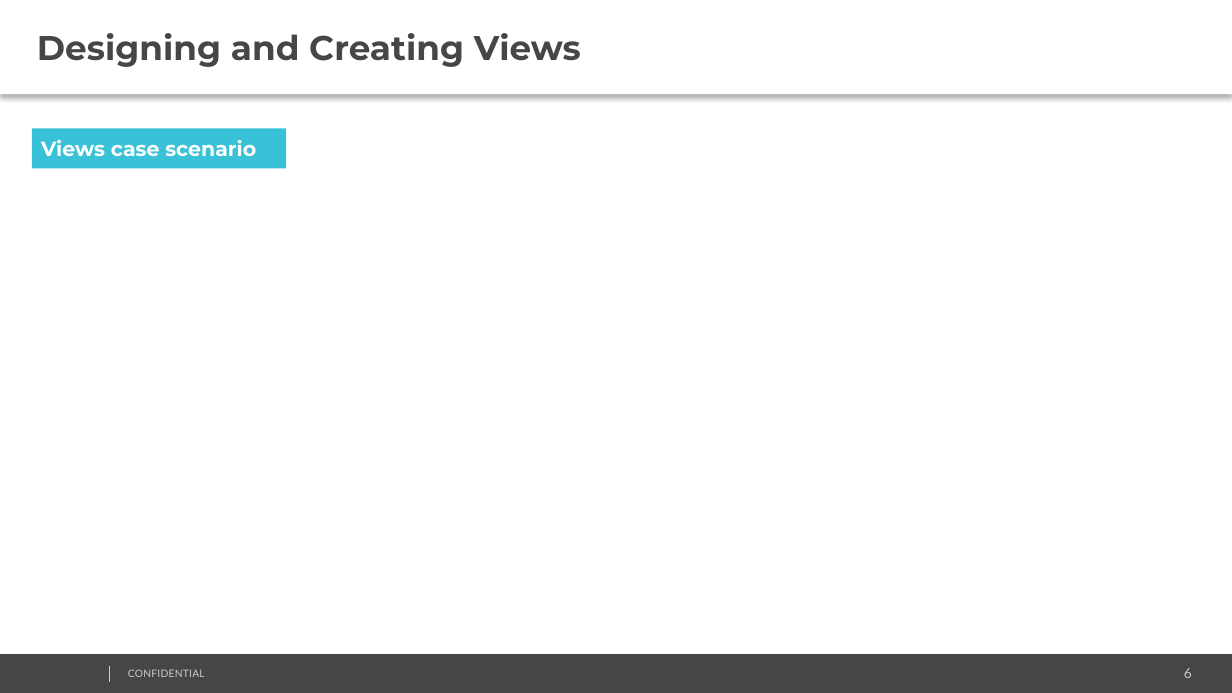
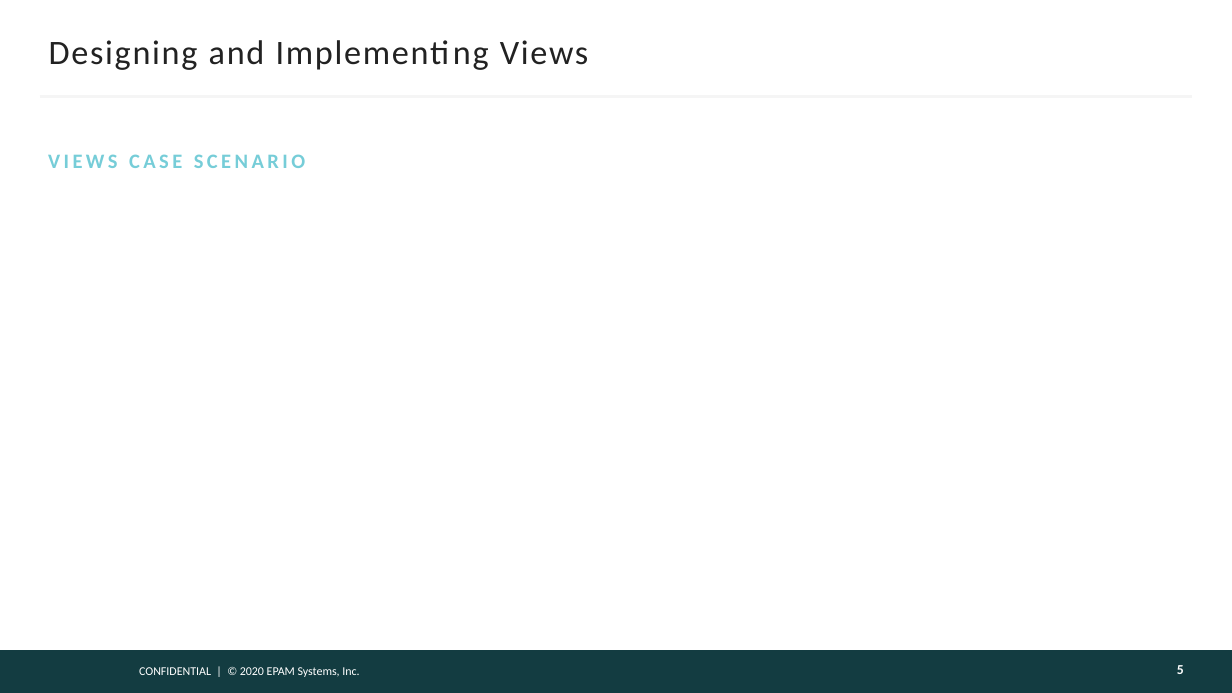
Before and after one commit to AndreyQC/MSBI.Lab, a slide deck: slide 5 of MSBI.E07-SQL/MSBI.Dev.S20E07.pptx (slide 6 before the commit). Drawn at 1232x693 pixels with LibreOffice and Linux fonts; fonts in the diff are those of the drawing; background and template pictures are left out. Boxes give left, top, right and bottom in pixels: in the first picture for what was removed or moved away, otherwise in the second. Text is boxed around its words. In the diff, an @@ line names an element or a change of style, - is before the commit and + after.

```diff
--- a/MSBI.E07-SQL/MSBI.Dev.S20E07.pptx
+++ b/MSBI.E07-SQL/MSBI.Dev.S20E07.pptx
@@ title "Designing and Implementing Views": place and size @@
-title "Designing and Implementing Views" at bbox=[0, 0, 1232, 95]
+title "Designing and Implementing Views" at bbox=[49, 40, 588, 70]
@@ title "Designing and Implementing Views" at bbox=[49, 40, 588, 70]: fill #FFFFFF to none; shadow off @@
@@ title at bbox=[49, 40, 588, 70]: text changed; font Montserrat to Calibri; text colour #464547 to #222222; bold off @@
-Designing and Creating Views
+Designing and Implementing Views
@@ line added from (39, 96) to (1193, 96), #F5F5F5 1.5 pt @@
@@ text "VIEWS CASE SCENARIO": place and size @@
-text "VIEWS CASE SCENARIO" at bbox=[32, 128, 287, 168]
+text "VIEWS CASE SCENARIO" at bbox=[48, 154, 305, 168]
@@ text "VIEWS CASE SCENARIO" at bbox=[48, 154, 305, 168]: vertical alignment middle to top; fill #39C2D7 to none @@
@@ text at bbox=[48, 154, 305, 168]: text changed; font Montserrat to Calibri; text colour #FFFFFF to #76CDD8 @@
-Views case scenario
+VIEWS CASE SCENARIO
@@ rectangle: place and size @@
-rectangle at bbox=[0, 654, 1232, 693]
+rectangle at bbox=[0, 650, 1232, 693]
@@ rectangle at bbox=[0, 650, 1232, 693]: fill #464547 to #133C41 @@
@@ line removed from (110, 665) to (110, 683) @@
@@ text at bbox=[139, 667, 359, 677]: text changed; size 6 to 7 pt; font Lato to Calibri; text colour #CCCCCC to #FFFFFF @@
-CONFIDENTIAL
+CONFIDENTIAL | © 2020 EPAM Systems, Inc.
@@ page number added at bbox=[1177, 665, 1184, 674], 8 pt, text #FEFEFE, bold @@
+5
@@ page number removed at bbox=[1184, 668, 1192, 678] @@
-6
```
Also in this commit, not shown: 23 other slides changed, 9 slides added, 9 slides removed, 2 other files.
